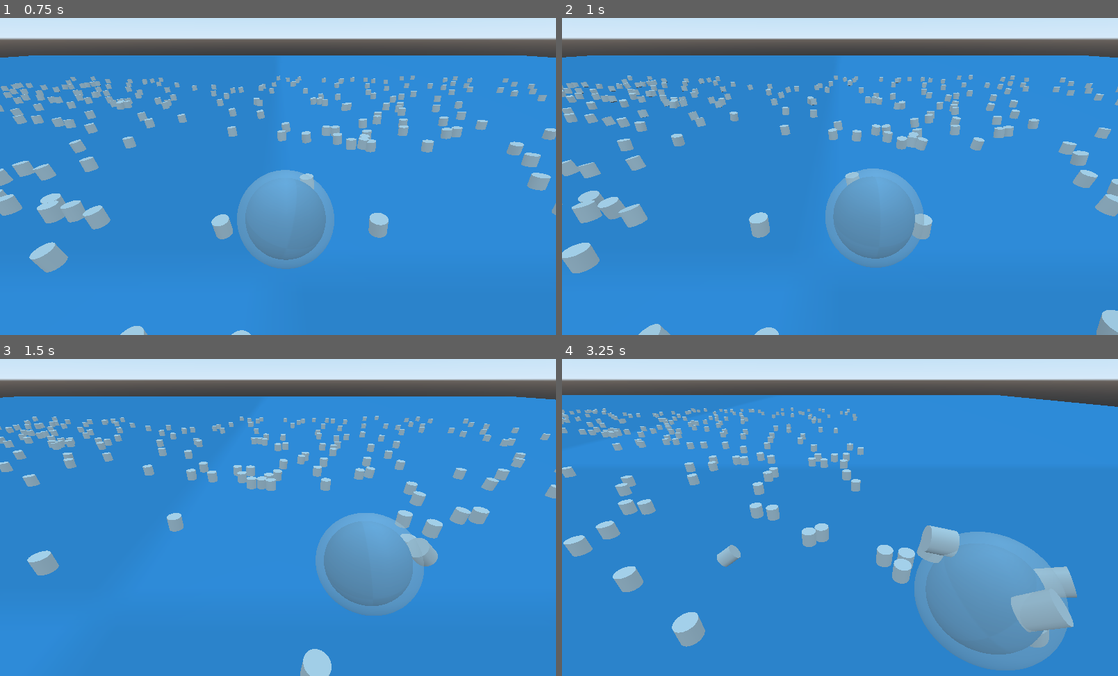
Above: before the commit, frames 1-4 (two rows, left to right).
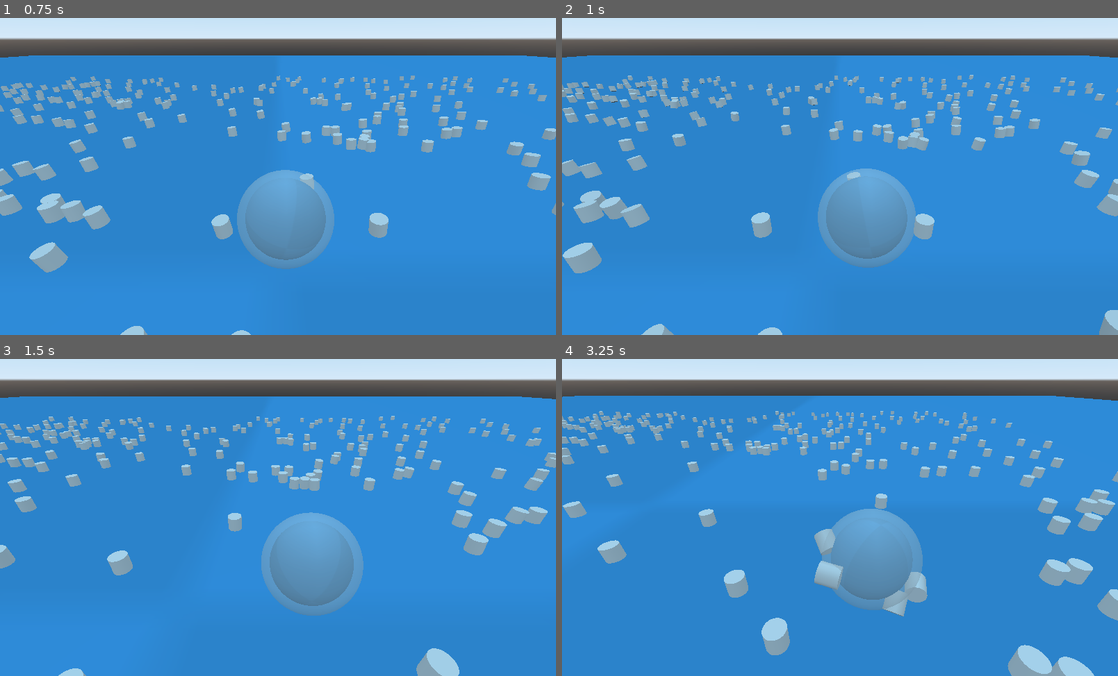
Above: after the commit, the same moments.

Repository: seasick/wgj-snowball
Game: Godot game, scene res://Playground.tscn
Same seed, same stepped clock (60 frames per second), same inputs: the game is played once before the commit and once after it.
Inputs:
- Up to frame 1 (0.75 s): hold D (right) from 0.53 s (still down)
- Up to frame 2 (1 s): keep holding D (right)
- Up to frame 3 (1.5 s): release D (right) at 1.28 s; hold S (back) from 1.28 s (still down)
- Up to frame 4 (3.25 s): release S (back) at 2.03 s; hold D (right) 2.03-2.78 s; hold W (forward) from 2.78 s (still down)

Frame 1 is identical in both runs. In frame 2, 2.7% of the frame differs, in the area x 0-100%, y 11-100%; in frame 3, 17%; in frame 4, 26%.

Commit message:
fix: clamp velocity of ball

Diff:
--- a/Ball.gd
+++ b/Ball.gd
@@ -1,6 +1,8 @@
 extends "res://StickToMe.gd"
 
 var rolling_force = 20
+var min_velocity = -5
+var max_velocity = 5
 
 func _ready():
 	# Camera is parented to the Ball, but we don't want it to rotate
@@ -33,13 +35,13 @@
 		# The rest is handled by the physics engine, when the ball spins - it rolls.
 
 		if Input.is_action_pressed("forward"):
-			angular_velocity.x -= rolling_force*delta
+			angular_velocity.x = clamp(angular_velocity.x - rolling_force*delta, min_velocity, max_velocity)
 		elif Input.is_action_pressed("back"):
-			angular_velocity.x += rolling_force*delta
+			angular_velocity.x = clamp(angular_velocity.x + rolling_force * delta, min_velocity, max_velocity)
 		if Input.is_action_pressed("left"):
-			angular_velocity.z += rolling_force*delta
+			angular_velocity.z = clamp(angular_velocity.z + rolling_force * delta, min_velocity, max_velocity)
 		elif Input.is_action_pressed("right"):
-			angular_velocity.z -= rolling_force*delta
+			angular_velocity.z = clamp(angular_velocity.z - rolling_force * delta, min_velocity, max_velocity)
 
 func _on_EventBus_sticked(_value):
 	# Increase the scale of the "PickableDecider"
